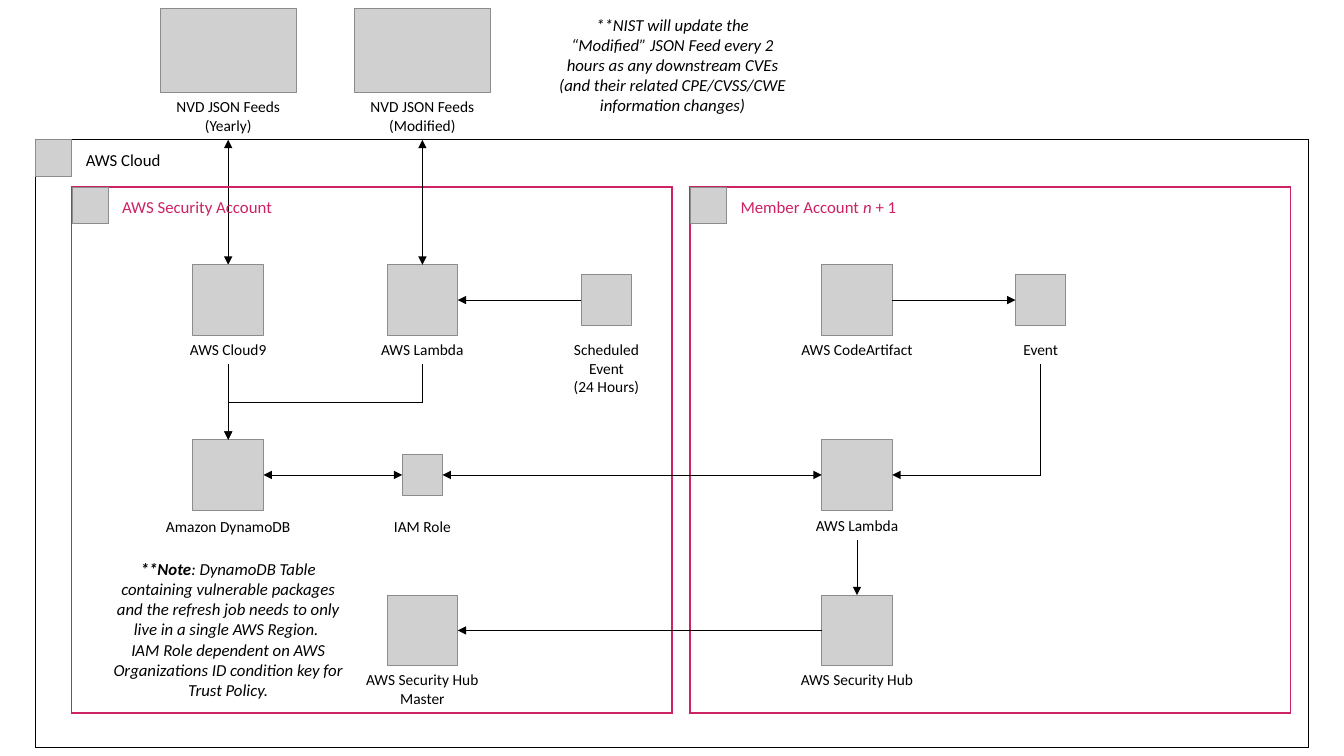
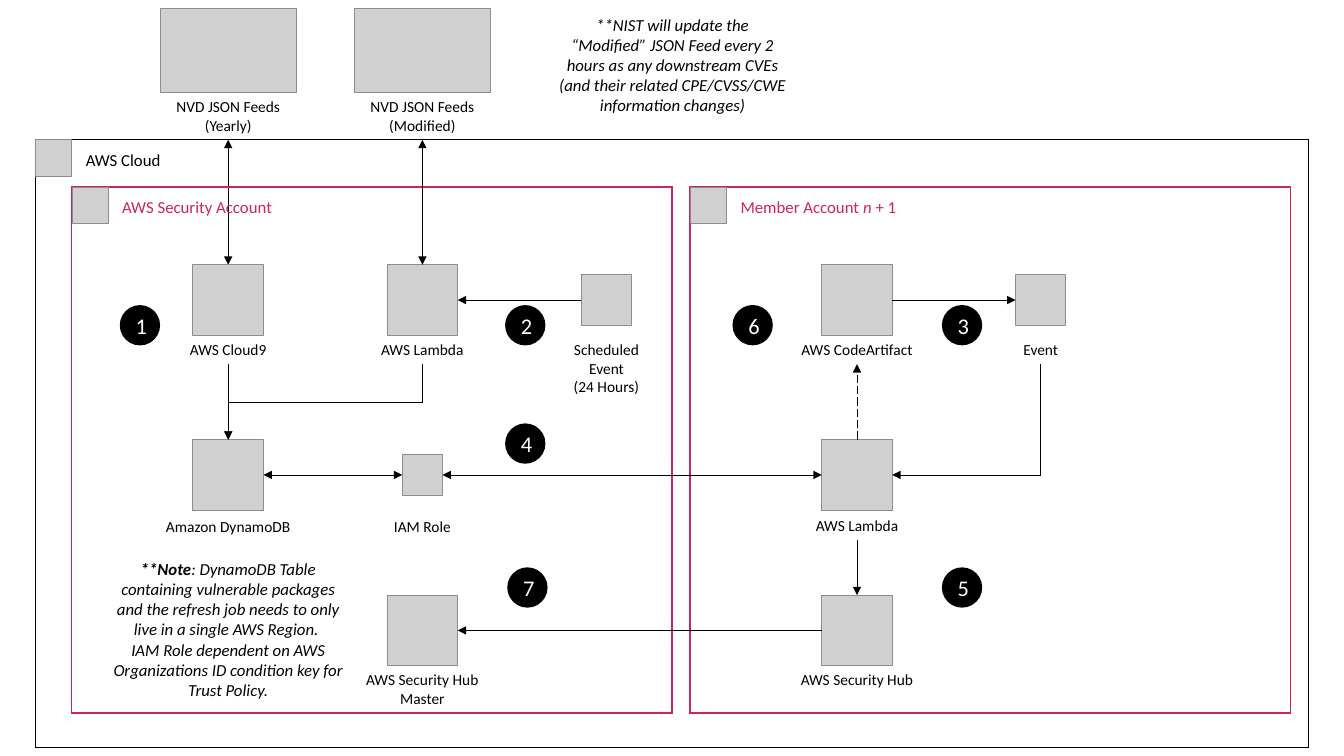
Before and after one commit to jonrau1/CodeArtifactVulnScanner, a slide deck: slide 3 of Architecture.pptx. Drawn at 1344x756 pixels with LibreOffice and Linux fonts; fonts in the diff are those of the drawing; grey boxes stand for pictures. Boxes give left, top, right and bottom in pixels: in the first picture for what was removed or moved away, otherwise in the second. Text is boxed around its words. In the diff, an @@ line names an element or a change of style, - is before the commit and + after.

```diff
--- a/Architecture.pptx
+++ b/Architecture.pptx
@@ ellipse added at bbox=[120, 306, 160, 346], fill #000000, 16 pt, text #FFFFFF @@
+1
@@ ellipse added at bbox=[505, 306, 545, 346], fill #000000, 16 pt, text #FFFFFF @@
+2
@@ ellipse added at bbox=[733, 306, 773, 346], fill #000000, 16 pt, text #FFFFFF @@
+6
@@ ellipse added at bbox=[942, 306, 982, 346], fill #000000, 16 pt, text #FFFFFF @@
+3
@@ arrow added from (857, 440) to (857, 364), #000000 0.75 pt dashed @@
@@ ellipse added at bbox=[505, 423, 545, 464], fill #000000, 16 pt, text #FFFFFF @@
+4
@@ ellipse added at bbox=[507, 568, 547, 608], fill #000000, 16 pt, text #FFFFFF @@
+7
@@ ellipse added at bbox=[942, 568, 982, 608], fill #000000, 16 pt, text #FFFFFF @@
+5
```
Also in this commit, not shown: 2 other files.
